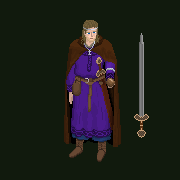
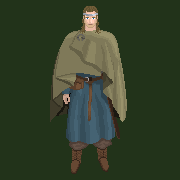
Layered file, before and after one edit (180x180). Changes by layer:
renamed "orb" to "you", painted on it over [50, 6, 127, 174]
painted on "Background" over [0, 0, 180, 180]
